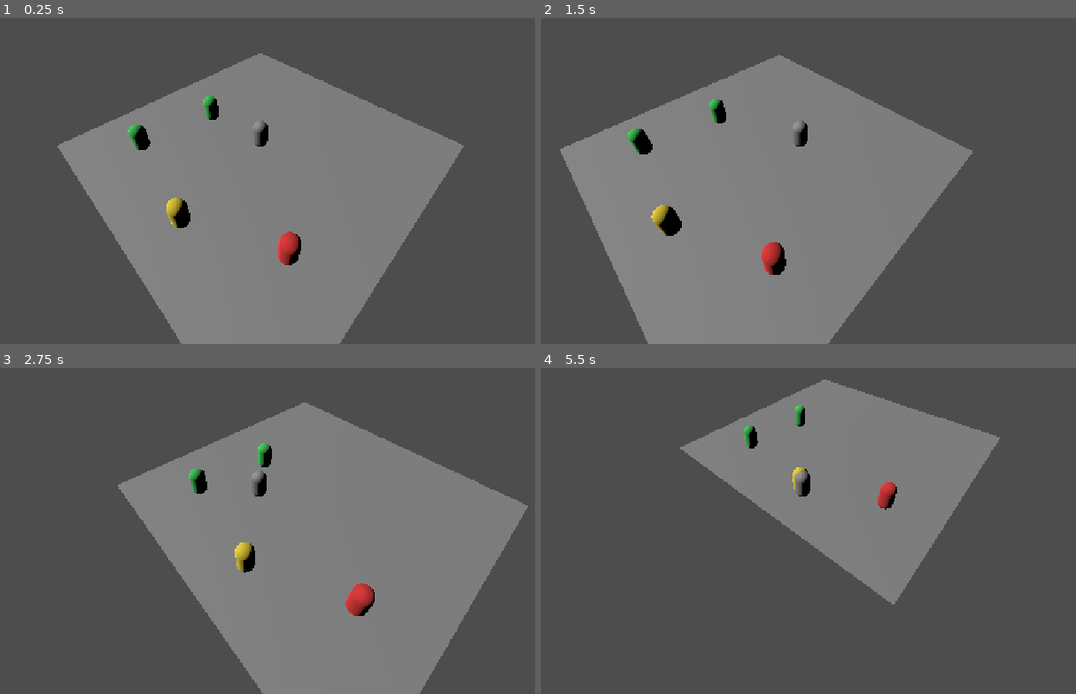
Above: before the commit, frames 1-4 (two rows, left to right).
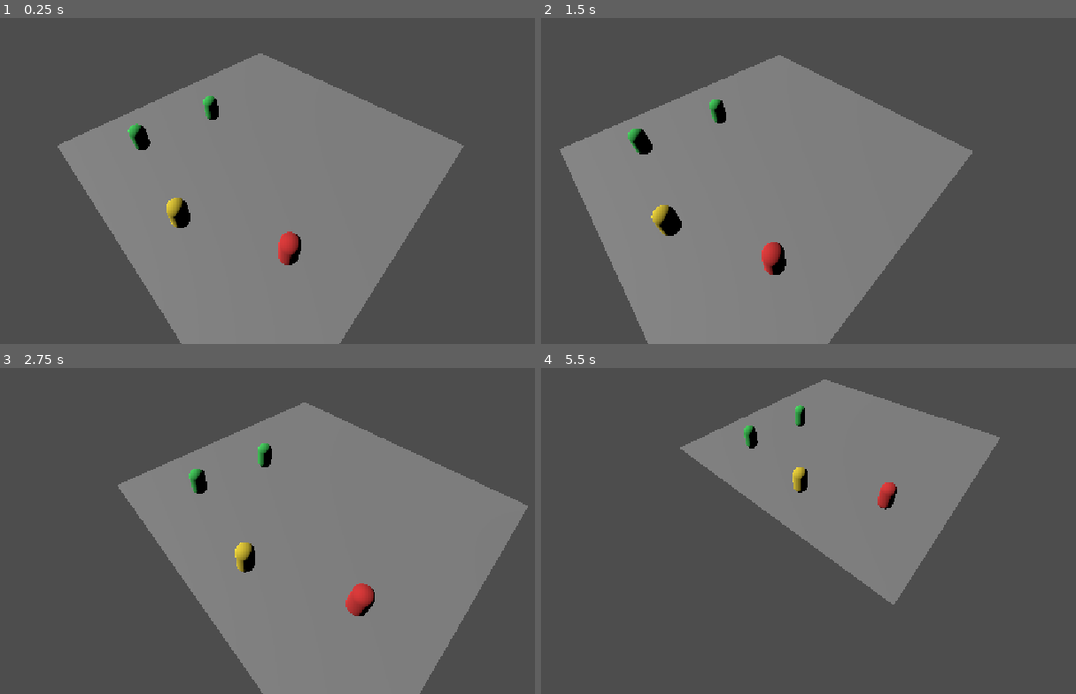
Above: after the commit, the same moments.

Repository: nikiyyy/the-big-bounty
Game: Godot game, scene res://scenes/main.tscn
Same seed, same stepped clock (60 frames per second), same inputs: the game is played once before the commit and once after it.
Inputs (mouse positions are in pixels of both pictures, inside the frame that each line leads up to):
- Up to frame 1 (0.25 s): no input
- Up to frame 2 (1.5 s): tap Enter at 0.5 s; move the mouse to (958, 125) at 0.52 s; hold D 0.53-1.25 s; tap B at 0.6 s; click (958, 125) at 0.67 s; drag from (658, 164) to (765, 223) at 1.27 s
- Up to frame 3 (2.75 s): move the mouse to (331, 407) at 2.02 s; hold D from 2.03 s (still down); tap B at 2.1 s
- Up to frame 4 (5.5 s): release D at 2.75 s; drag from (765, 573) to (589, 436) at 2.77 s; move the mouse to (1011, 553) at 3.52 s; hold A 3.53-4.25 s; tap B at 3.6, 5.1 s; drag from (589, 436) to (696, 394) at 4.27 s; tap Space at 5 s; move the mouse to (835, 495) at 5.02 s; hold S from 5.03 s (still down); click (835, 495) at 5.17 s

The runs differ from the first frame. In frame 1, 0.1% of the frame differs, in the area x 47-51%, y 31-40%; in frame 2, 0.1%; in frame 3, 0.1%; in frame 4, 0.2%.

Commit message:
player model

Diff:
--- a/scenes/player.tscn
+++ b/scenes/player.tscn
@@ -12,6 +12,7 @@
 [ext_resource type="Script" uid="uid://cfb1dx73mhhsh" path="res://Scripts/spell.gd" id="10_y4r1p"]
 [ext_resource type="Resource" uid="uid://bcouf66vdsb7j" path="res://spells/fireball.tres" id="11_d2wvv"]
 [ext_resource type="Resource" uid="uid://ekak1xlfrmrd" path="res://spells/heroism_spell.tres" id="12_3v2ag"]
+[ext_resource type="PackedScene" uid="uid://dka2s0dwaf61q" path="res://assets/playerchar.glb" id="13_jej6c"]
 
 [sub_resource type="Resource" id="Resource_abqhh"]
 script = ExtResource("2_g2els")
@@ -25,8 +26,6 @@
 items = Array[ExtResource("3_dqkch")]([ExtResource("4_tuyoq"), ExtResource("5_smehm"), ExtResource("6_ur7pv"), ExtResource("7_y4r1p")])
 metadata/_custom_type_script = "uid://sns8ro2vulvm"
 
-[sub_resource type="CapsuleMesh" id="CapsuleMesh_3sak2"]
-
 [sub_resource type="CapsuleShape3D" id="CapsuleShape3D_3sak2"]
 
 [node name="Player" type="CharacterBody3D" unique_id=1841863593]
@@ -37,11 +36,9 @@
 character_class = ExtResource("9_ur7pv")
 spells = Array[ExtResource("10_y4r1p")]([ExtResource("11_d2wvv"), ExtResource("12_3v2ag")])
 
-[node name="MeshInstance3D" type="MeshInstance3D" parent="." unique_id=1154471151]
-transform = Transform3D(1, 0, 0, 0, 1, 0, 0, 0, 1, 0, 1, 0)
-layers = 2
-mesh = SubResource("CapsuleMesh_3sak2")
-
 [node name="CollisionShape3D" type="CollisionShape3D" parent="." unique_id=1058992928]
 transform = Transform3D(1, 0, 0, 0, 1, 0, 0, 0, 1, 0, 1, 0)
 shape = SubResource("CapsuleShape3D_3sak2")
+
+[node name="playerchar" parent="." unique_id=1442893836 instance=ExtResource("13_jej6c")]
+transform = Transform3D(-1.2, 0, -1.04907336e-07, 0, 1.2, 0, 1.04907336e-07, 0, -1.2, -0.003942013, 1.1361054, 0)
